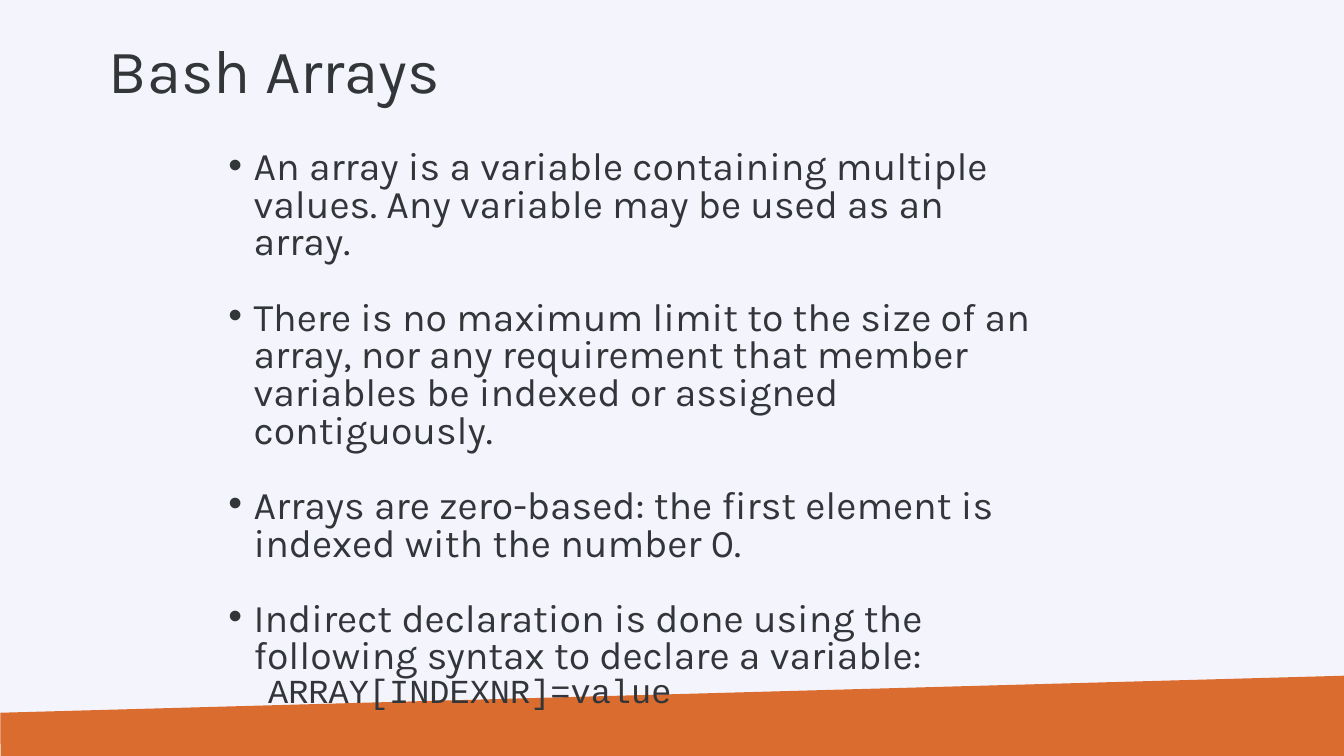
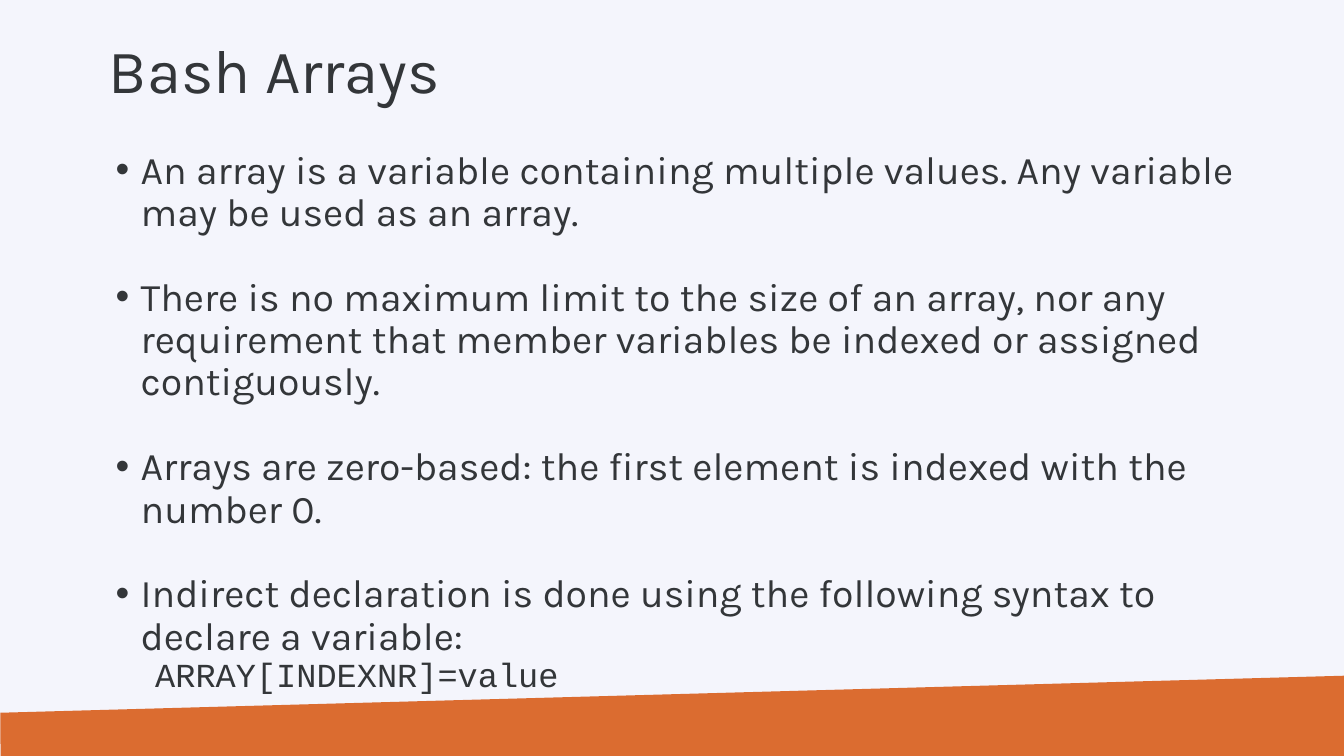
Before and after one commit to hpcleuven/Linux-scripting, a slide deck: slide 138 of Linux-scripting.pptx (slide 140 before the commit). Drawn at 1344x756 pixels with LibreOffice and Linux fonts; fonts in the diff are those of the drawing; background and template pictures are left out. Boxes give left, top, right and bottom in pixels: in the first picture for what was removed or moved away, otherwise in the second. Text is boxed around its words. In the diff, an @@ line names an element or a change of style, - is before the commit and + after.

```diff
--- a/Linux-scripting.pptx
+++ b/Linux-scripting.pptx
@@ text "An array is a variable ...": place and size @@
-text "An array is a variable ..." at <box>254,153,1030,680</box>
+text "An array is a variable ..." at <box>141,157,1233,694</box>
@@ text "An array is a variable ..." at <box>141,157,1233,694</box>: line spacing 0.8 to 0.9 @@
```
Also in this commit, not shown: 4 other slides changed, 2 slides removed, 1 other file.
